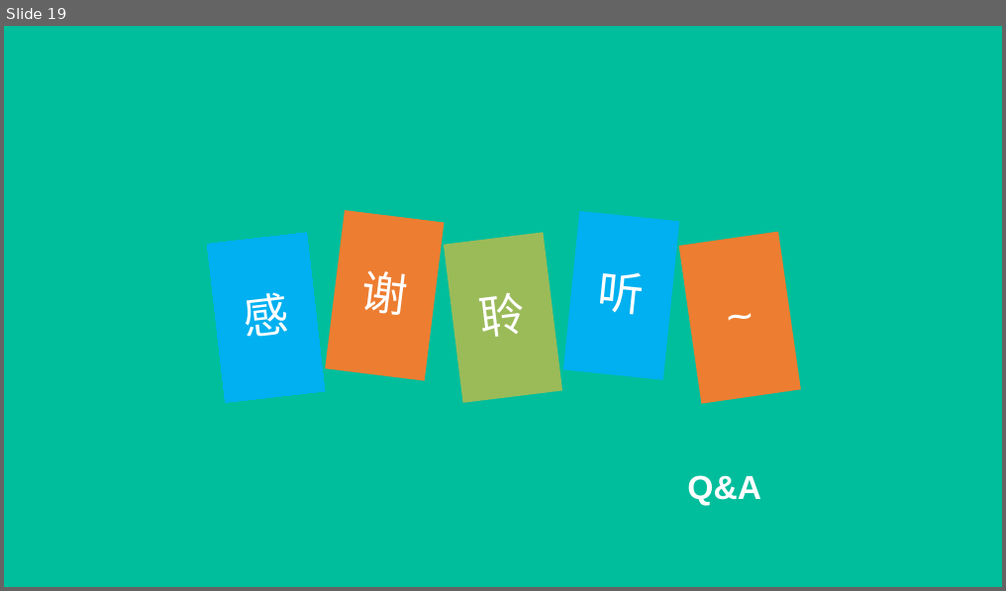
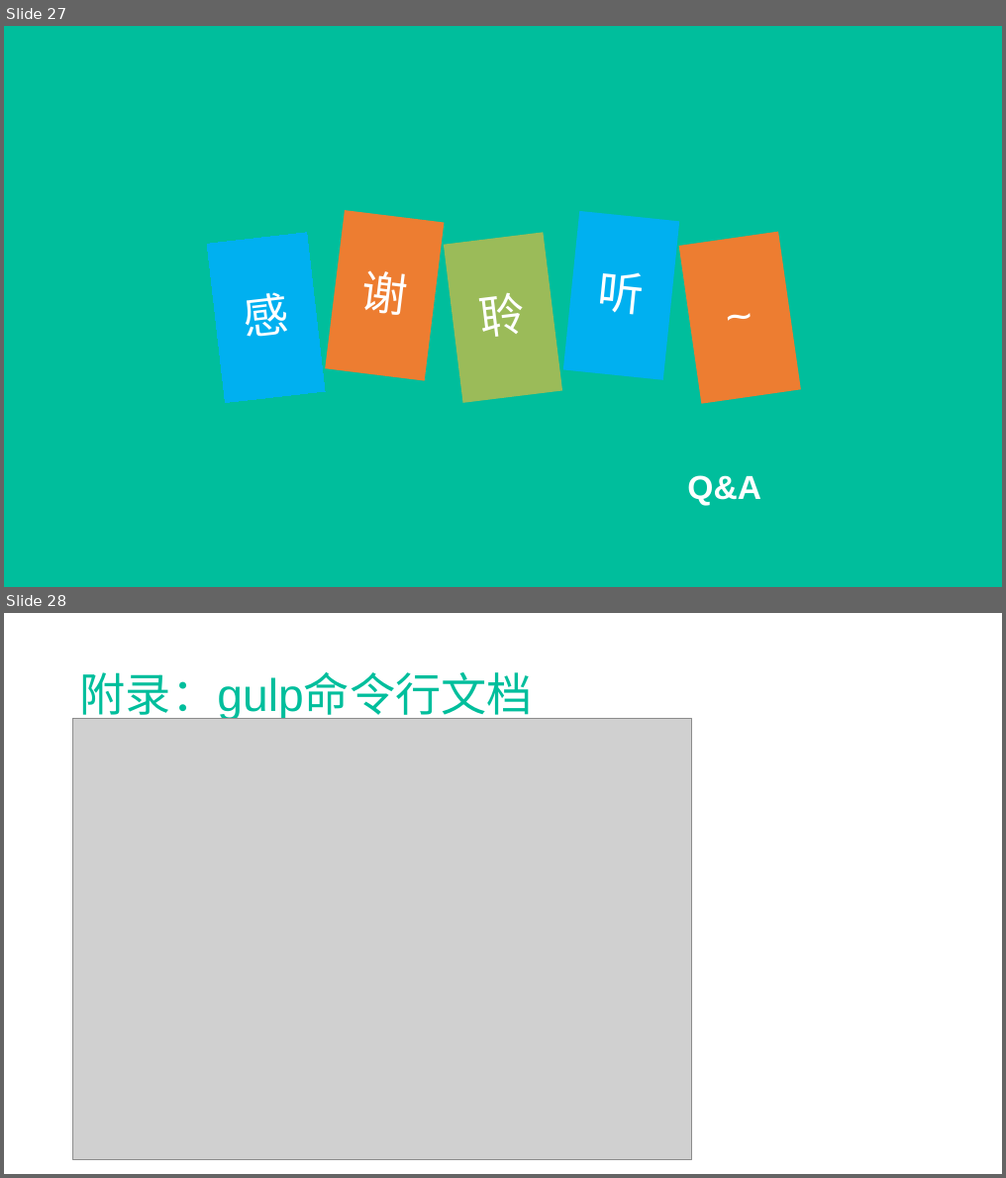
Before and after one commit to SiberianMark/travels, a slide deck: gulptest/nodejs.pptx. Shown one above the other, each under a label of ours: slide 19 before the commit, slides 27 and 28 after it. The pictures are 1006x591 and 1006x1178 pixels, drawn with LibreOffice and Linux fonts; fonts in the diff are those of the drawing; grey boxes stand for pictures. Boxes give left, top, right and bottom in pixels: in the first picture for what was removed or moved away, otherwise in the second. Text is boxed around its words. In the diff, an @@ line names an element or a change of style, - is before the commit and + after.

```diff
--- a/gulptest/nodejs.pptx
+++ b/gulptest/nodejs.pptx
@@ slide 28 added at box(4, 613, 1002, 1174), background #FFFFFF @@
@@ text added at box(80, 672, 533, 723), 44 pt, text #00BE9C @@
+附录：gulp命令行文档
@@ picture added at box(73, 719, 691, 1160) @@
@@ what was slide 19 is now slide 27 @@
```
Also in this commit, not shown: 10 slides changed, 10 other slides added, 6 other files.
